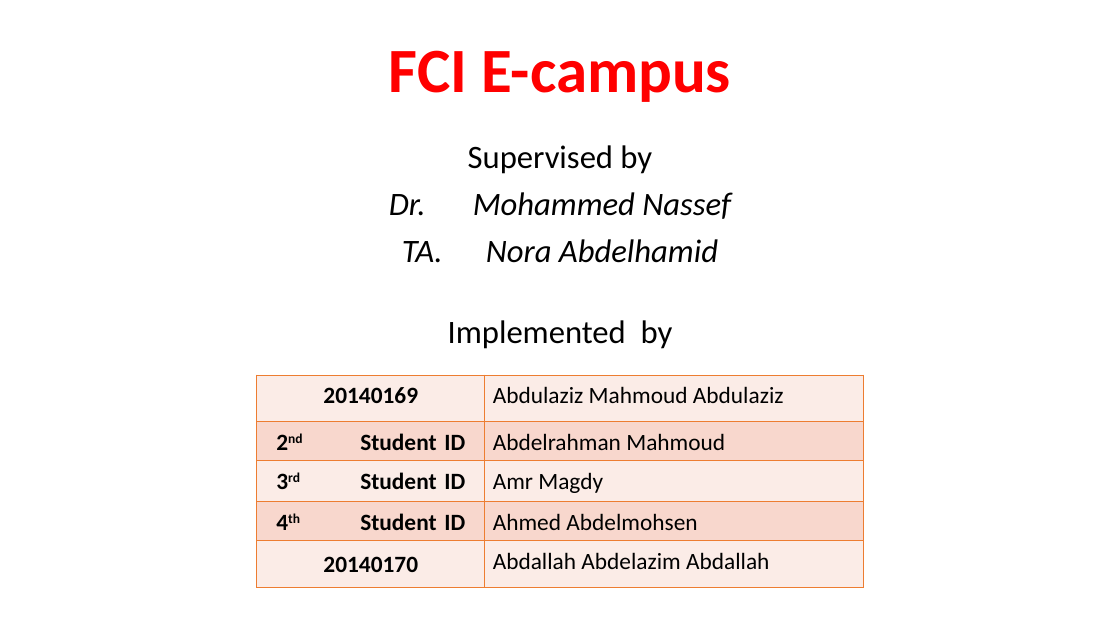
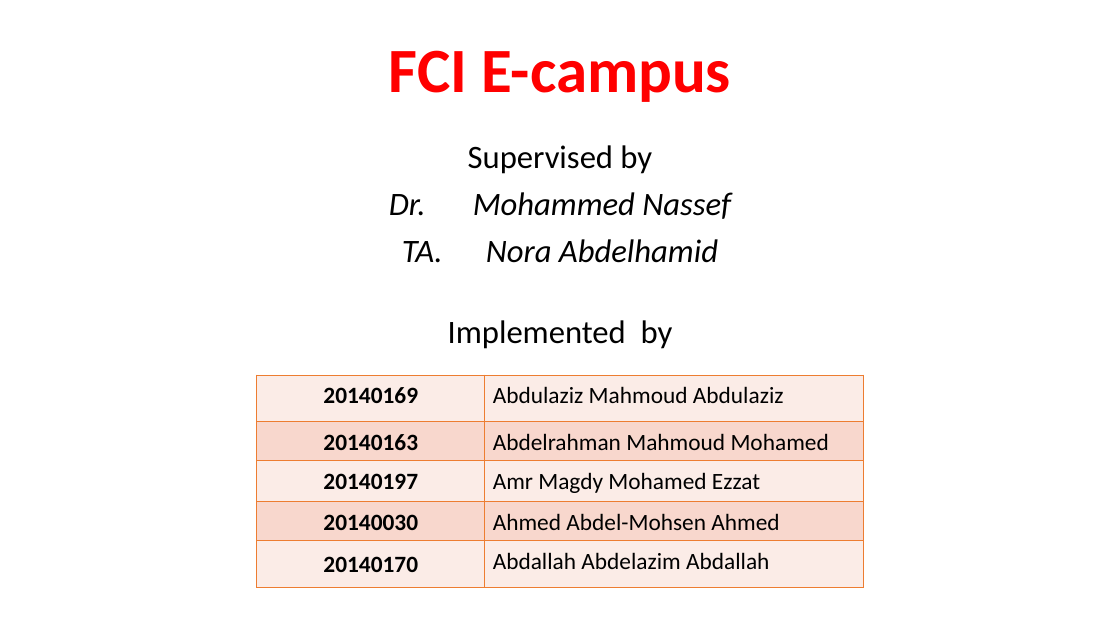
Before and after one commit to FCI-E-campus/fci-e-campus-docs, a slide deck: slide 1 of Mid-year document & presentation/FCI-CU-GP-Midyear-Presentation.pptx. Drawn at 1120x630 pixels with LibreOffice and Linux fonts; fonts in the diff are those of the drawing. Boxes give left, top, right and bottom in pixels: in the first picture for what was removed or moved away, otherwise in the second. Text is boxed around its words. In the diff, an @@ line names an element or a change of style, - is before the commit and + after.

```diff
--- a/Mid-year document & presentation/FCI-CU-GP-Midyear-Presentation.pptx
+++ b/Mid-year document & presentation/FCI-CU-GP-Midyear-Presentation.pptx
@@ table at (257, 376, 864, 584) @@
-row 2, column 1: 2nd Student ID
+row 2, column 1: 20140163
-row 2, column 2: Abdelrahman Mahmoud
+row 2, column 2: Abdelrahman Mahmoud Mohamed
-row 3, column 1: 3rd Student ID
+row 3, column 1: 20140197
-row 3, column 2: Amr Magdy
+row 3, column 2: Amr Magdy Mohamed Ezzat
-row 4, column 1: 4th Student ID
+row 4, column 1: 20140030
-row 4, column 2: Ahmed Abdelmohsen
+row 4, column 2: Ahmed Abdel-Mohsen Ahmed
```
Also in this commit, not shown: 9 other slides changed, 23 slides added, 2 other files.
